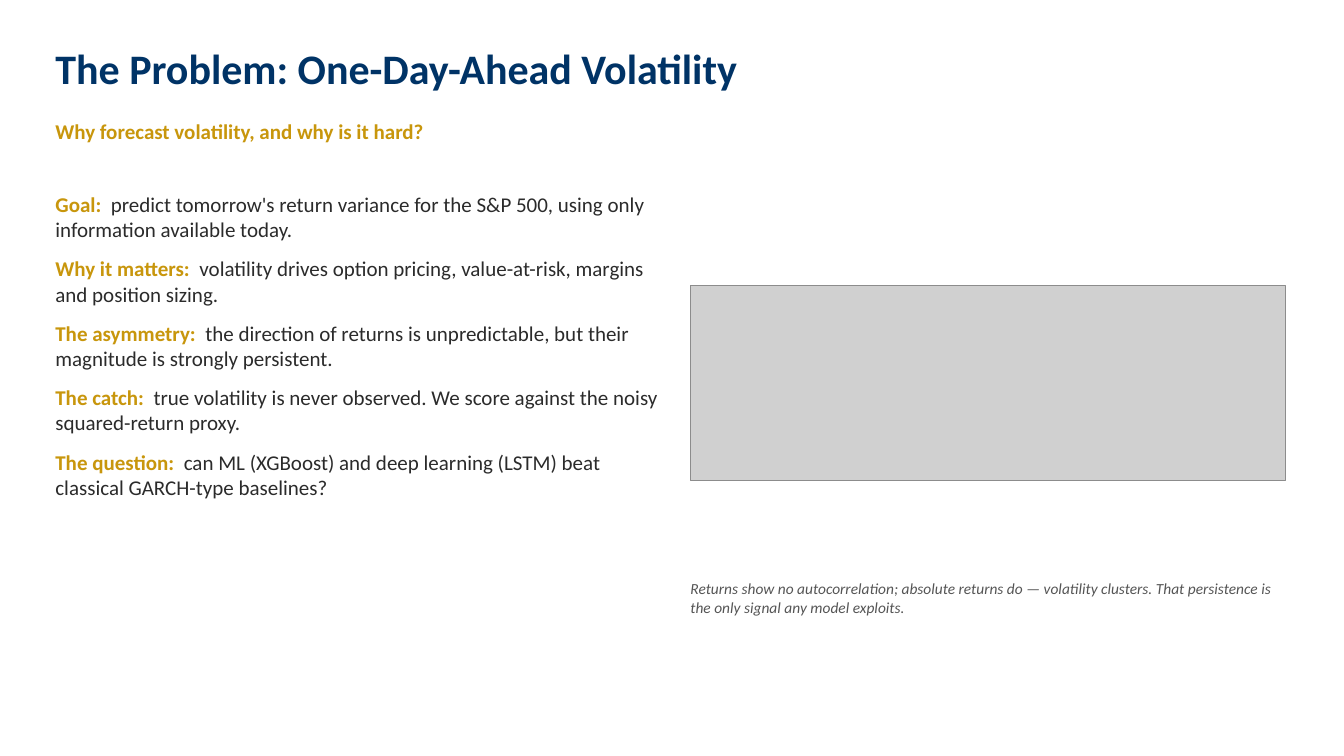
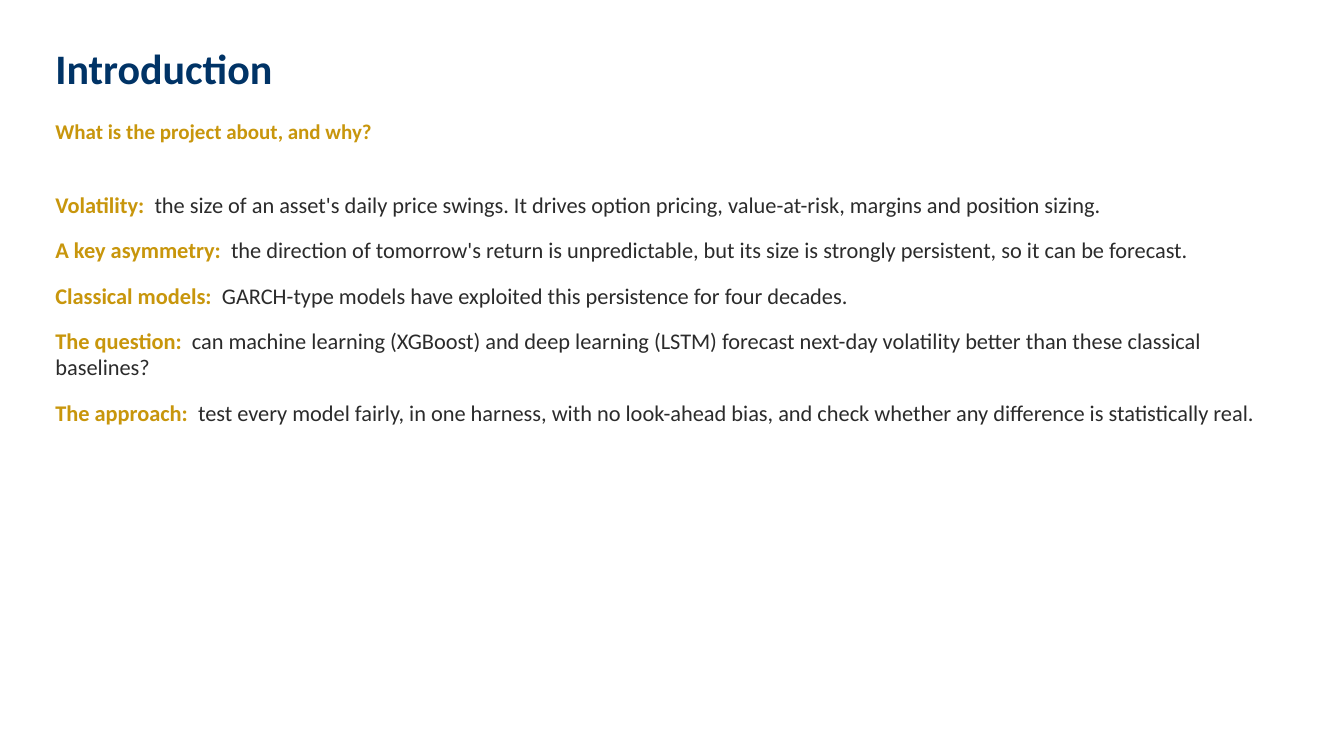
Before and after one commit to iitgF/T9, a slide deck: slide 2 of Project_Video_Presentation.pptx. Drawn at 1344x756 pixels with LibreOffice and Linux fonts; fonts in the diff are those of the drawing; grey boxes stand for pictures. Boxes give left, top, right and bottom in pixels: in the first picture for what was removed or moved away, otherwise in the second. Text is boxed around its words. In the diff, an @@ line names an element or a change of style, - is before the commit and + after.

```diff
--- a/Project_Video_Presentation.pptx
+++ b/Project_Video_Presentation.pptx
@@ text at <box>55,54,272,85</box>: text changed @@
-The Problem: One-Day-Ahead Volatility
+Introduction
@@ text at <box>55,124,371,143</box>: text changed @@
-Why forecast volatility, and why is it hard?
+What is the project about, and why?
@@ text at <box>55,197,1253,425</box>: text changed; size 15 to 16 pt @@
-Goal: predict tomorrow's return variance for the S&P 500, using only information available today.
-Why it matters: volatility drives option pricing, value-at-risk, margins and position sizing.
-The asymmetry: the direction of returns is unpredictable, but their magnitude is strongly persistent.
-The catch: true volatility is never observed. We score against the noisy squared-return proxy.
-The question: can ML (XGBoost) and deep learning (LSTM) beat classical GARCH-type baselines?
+Volatility: the size of an asset's daily price swings. It drives option pricing, value-at-risk, margins and position sizing.
+A key asymmetry: the direction of tomorrow's return is unpredictable, but its size is strongly persistent, so it can be forecast.
+Classical models: GARCH-type models have exploited this persistence for four decades.
+The question: can machine learning (XGBoost) and deep learning (LSTM) forecast next-day volatility better than these classical baselines?
+The approach: test every model fairly, in one harness, with no look-ahead bias, and check whether any difference is statistically real.
@@ picture removed at <box>691,285,1286,481</box> @@
@@ text removed at <box>690,583,1271,616</box> @@
-Returns show no autocorrelation; absolute returns do — volatility clusters. That persistence is the only signal any model exploits.
```
Also in this commit, not shown: 5 other slides changed, 6 slides added, 2 slides removed, 1 other file.
